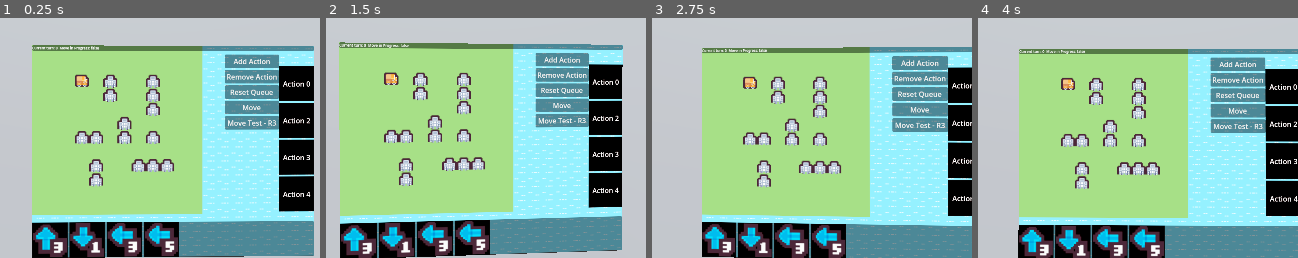
Above: before the commit, frames 1-4 (left to right).
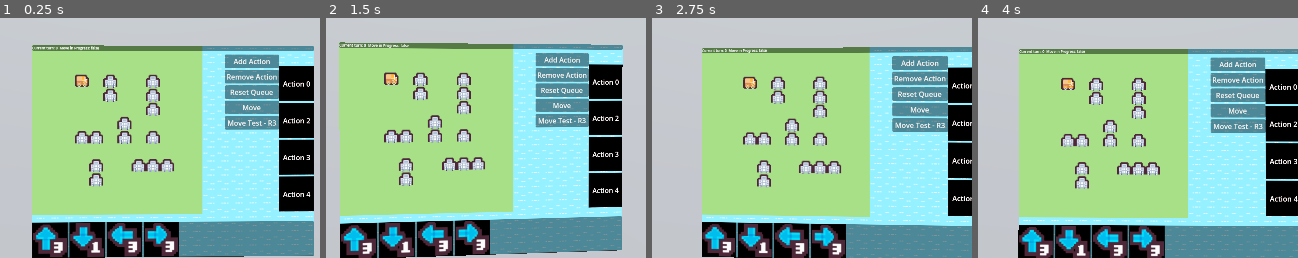
Above: after the commit, the same moments.

Repository: systemeffect/gwj92
Game: Godot game, scene res://player/test_area.tscn
Two runs of this game, one before a commit and one after it. Both use one fixed random seed, a clock stepped at 60 frames per second and the inputs below. This scene is started directly instead of the project's main scene. The engine's default icon, where the game draws it, is replaced by a stand-in: a white triangle on a blue panel in a dark square.
Inputs (mouse positions are % of the whole screen's width and height, from its top left):
- Up to frame 1 (0.25 s): no input
- Up to frame 2 (1.5 s): tap Enter at 0.5 s; move the mouse to (49, 52) at 0.52 s; hold Up (ui_up) from 0.53 s (still down); click (49, 52) at 0.67 s; tap Space at 1.25 s; move the mouse to (58, 51) at 1.27 s
- Up to frame 3 (2.75 s): keep holding Up (ui_up); tap Enter at 2 s; move the mouse to (42, 49) at 2.02 s
- Up to frame 4 (4 s): tap Space at 2.75 s; move the mouse to (51, 50) at 2.77 s; release Up (ui_up) at 2.78 s; hold Left (ui_left) 2.78-3.53 s; click (51, 50) at 2.92 s; tap Enter at 3.5 s; move the mouse to (46, 48) at 3.52 s; hold Up (ui_up) from 3.53 s (still down)
The pictures show only the part of the screen within x 22-72%, y 36-86%; the shares and areas given below are measured in that part.

The runs differ from the first frame. In frame 1, 0.3% of the frame differs, in the area x 45-55%, y 85-95%; in frame 2, 0.3%; in frame 3, 0.3%; in frame 4, 0.4%, in the area x 47-57%, y 87-97%.

Commit message:
added movement actions

Diff:
--- a/City_Grid/van.gd
+++ b/City_Grid/van.gd
@@ -18,18 +18,19 @@
 func _physics_process(delta: float):
 
 	var pos = position
-	if pos.x == target_loc_x:
-		target_loc_x = 0
-	if target_loc_x != 0:
+
+	if target_loc_x != 0 and !is_equal_approx(pos.x, target_loc_x):
 		pos.x = lerp(pos.x, target_loc_x, VAN_SPEED * delta)
 		is_moving.emit()
 
-	elif target_loc_y != 0:
+	elif target_loc_y != 0 and !is_equal_approx(pos.y, target_loc_y):
 		pos.y = lerp(pos.y, target_loc_y, VAN_SPEED * delta)
 		is_moving.emit()
 	else:
 		# for some reason this doesnt trigger when the van isnt moving
 		#print("not moving")
+		target_loc_x = 0
+		target_loc_y = 0
 		is_not_moving.emit()
 	position = pos
 
--- a/scripts/actions_ui.gd
+++ b/scripts/actions_ui.gd
@@ -34,7 +34,7 @@
 var current_deck : Array[String]
 # Card IDs for all cards currently available to use as actions
 var available_cards : Array[String]
-var test_hand : Array[String]= ["3", "7", "15", "17"]
+var test_hand : Array[String]= ["3", "7", "15", "21"]
 
 
 
--- a/scripts/game_manager.gd
+++ b/scripts/game_manager.gd
@@ -36,7 +36,7 @@
 			var move_amt = card.get("MOVE_AMOUNT")
 			print("move direction: " + move_dir + " and move amt: " + str(move_amt))
 			van.move(move_dir, move_amt)
-			await get_tree().create_timer(2.4).timeout
+			await get_tree().create_timer(2.0).timeout
 			print("timer timeout!")
 		else:
 			print("card is null")
